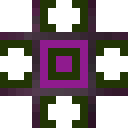
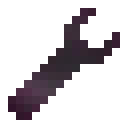
Layers edited between the first and the second 128px x 128px image:
hid "void copy" over [40, 40, 88, 88]
hid "Layer #1" over [0, 0, 128, 128]
hid "Layer #9" over [0, 0, 128, 128]
added layer "Layer #10" above "Layer #5" over [8, 8, 120, 120]
